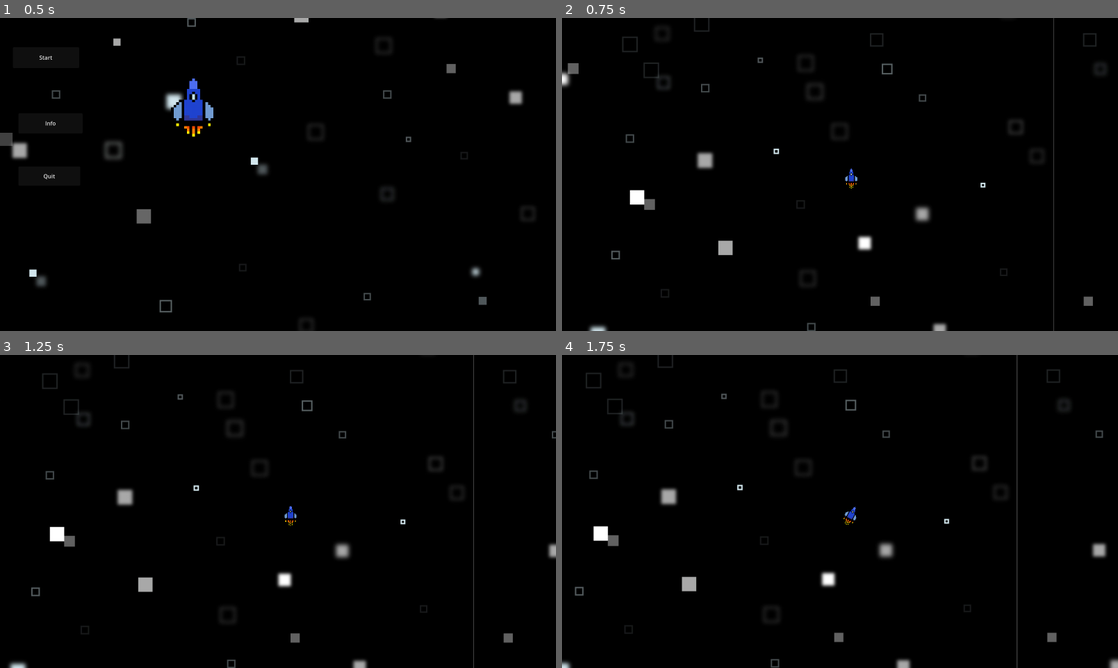
Above: before the commit, frames 1-4 (two rows, left to right).
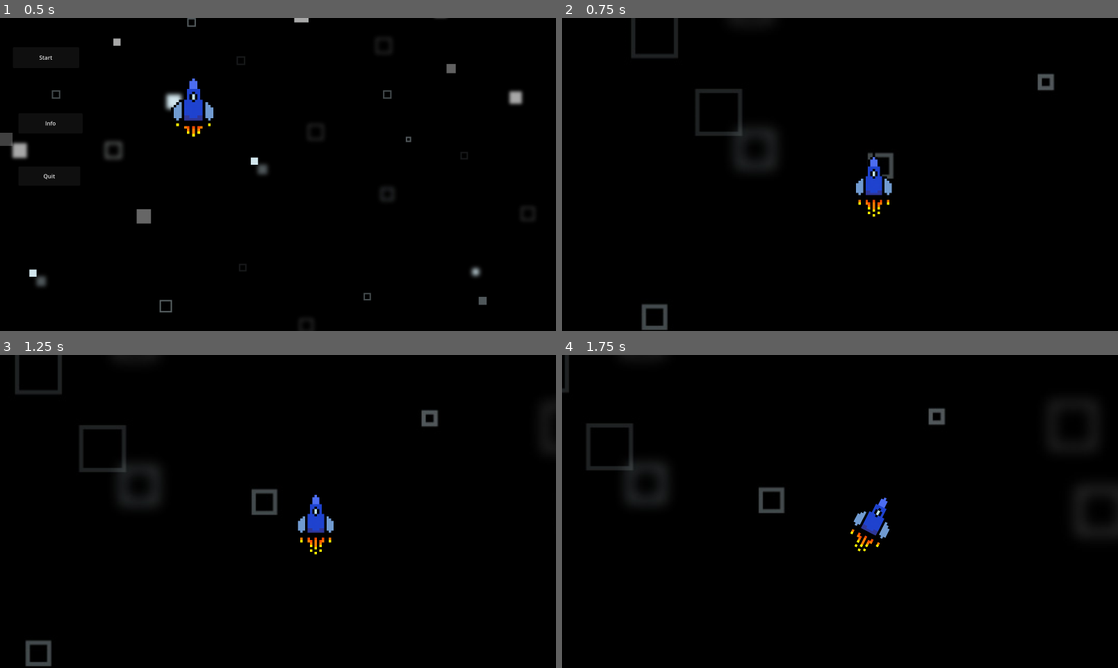
Above: after the commit, the same moments.

Repository: LagkageGobler/SpaceGameFool
Game: Godot game, scene res://menu.tscn
Two runs of this game, one before a commit and one after it. Both use one fixed random seed, a clock stepped at 60 frames per second and the inputs below. The project has no main scene, so this scene is started directly.
Inputs:
- Up to frame 1 (0.5 s): no input
- Up to frame 2 (0.75 s): click "Start" at 0.5 s
- Up to frame 3 (1.25 s): no input
- Up to frame 4 (1.75 s): hold D (Rightthrust) from 1.28 s (still down)

Frame 1 is identical in both runs. In frame 2, 3.9% of the frame differs, in the area x 0-98%, y 0-100%; in frame 3, 3.8%; in frame 4, 3.6%.

Commit message:
lavede timer til win or loss

Diff:
--- a/rumskip/rumskib.gd
+++ b/rumskip/rumskib.gd
@@ -21,11 +21,21 @@
 		rotation_degrees += 1
 	elif Input.is_action_pressed("Leftthrust"):
 		rotation_degrees -= 1
-		print(rotation_degrees)
 
 
 func _on_area_2d_area_entered(area: Area2D) -> void:
-	if velocity <= Vector2(100,100) and rotation_degrees < 15 and rotation_degrees > -15:
-		get_tree().change_scene_to_file("res://win menu.tscn")
+	if velocity <= Vector2(12,12) and rotation_degrees < 15 and rotation_degrees > -15:
+		velocity = Vector2.ZERO
+		$WTimer.start(0.3)
 	else:
-		get_tree().change_scene_to_file("res://lose_menu.tscn")
+		velocity = Vector2.ZERO
+		$LTimer.start(0.3)
+
+
+
+func _on_l_timer_timeout() -> void:
+	get_tree().change_scene_to_file("res://lose_menu.tscn")
+
+
+func _on_w_timer_timeout() -> void:
+	get_tree().change_scene_to_file("res://win menu.tscn")
--- a/rumskip/rumskib.tscn
+++ b/rumskip/rumskib.tscn
@@ -8,6 +8,7 @@
 
 [node name="Rumskib" type="CharacterBody2D"]
 position = Vector2(539, 28)
+rotation = 6.28319
 motion_mode = 1
 script = ExtResource("1_2n5lm")
 metadata/_edit_lock_ = true
@@ -31,9 +32,16 @@
 shape = SubResource("RectangleShape2D_lykot")
 
 [node name="Camera2D" type="Camera2D" parent="."]
+zoom = Vector2(3, 3)
 process_callback = 0
 limit_smoothed = true
 position_smoothing_enabled = true
 position_smoothing_speed = 12.0
 
+[node name="WTimer" type="Timer" parent="."]
+
+[node name="LTimer" type="Timer" parent="."]
+
 [connection signal="area_entered" from="Area2D" to="." method="_on_area_2d_area_entered"]
+[connection signal="timeout" from="WTimer" to="." method="_on_w_timer_timeout"]
+[connection signal="timeout" from="LTimer" to="." method="_on_l_timer_timeout"]
